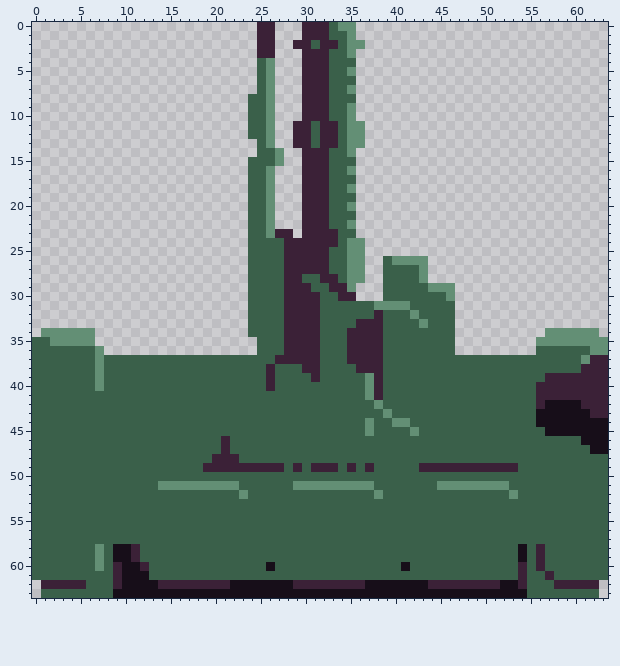
File history of a pixel-art sprite, resources/tank-hammer.png. The picture above is the old version.
The file is 64x64 pixels.
Now the later version:
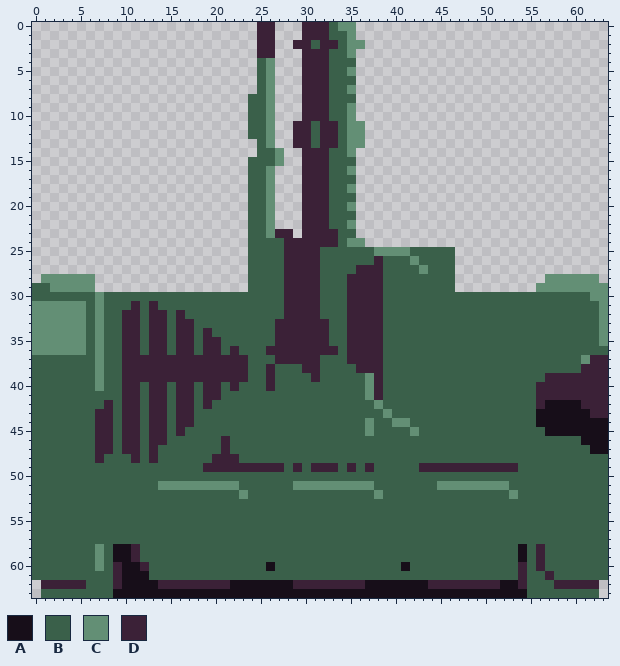
Palette (. is transparent): A #170e19  B #3a604a  C #638f75  D #3b2137
What changed:
Changed rows in their new state; - is an unchanged pixel.
first column x 0:
25 --------------------------------B--BBBCCCCBBBBB-----------------
26 --------------------------------B--BBBD-BB-BBBB-----------------
27 --------------------------------B--BDDD-----BBB-----------------
28 -CCCCCC-----------------------DDBB-DDDD----BBBB----------CCCCCC-
29 BBCCCCC------------------------D-BBDDDD-----BBB---------CCCCCCCC
30 BBBBBBBCBBBBBBBBBBBBBBBB----------B-DDD-------BBBBBBBBBBBBBBBBCC
31 CCCCCCBCBBBDBDBBBBBBBBBB-----------DDDDBBB-----BBBBBBBBBBBBBBBBC
32 CCCCCCBCBBDDBDDBDBBBBBBB-----------DDD----B----BBBBBBBBBBBBBBBBC
33 CCCCCCBCBBDDBDDBDDBBBBBB---D----D--D-------B---BBBBBBBBBBBBBBBBC
34 C-----BCBBDDBDDBDDBDBBBB---D----D--------------BBBBBBBBBBBBBBBBC
35 CC----BCBBDDBDDBDDBDDBBBB--D----D--------------BBBBBBBBBBBBBBBB-
36 CCCCCC--BBDDBDDBDDBDDBDBB-DD----DD-------------BBBBBBBBB------BB
37 ----------DDDDDDDDDDDDDD----------------------------------------
38 ----------DDDDDDDDDDDDDD----------------------------------------
39 ----------DDDDDDDDDDDDDD----------------------------------------
40 ----------DD-DD-DD-DD-D-----------------------------------------
41 ----------DD-DD-DD-DD-------------------------------------------
42 --------D-DD-DD-DD-D--------------------------------------------
43 -------DD-DD-DD-DD----------------------------------------------
44 -------DD-DD-DD-DD----------------------------------------------
45 -------DD-DD-DD-D-----------------------------------------------
46 -------DD-DD-DD-------------------------------------------------
47 -------DD-DD-D--------------------------------------------------
48 -------D---D-D--------------------------------------------------
Pixel boxes of the changes (left, top, right, bottom) in both pictures:
changed: (32, 247, 608, 463)
